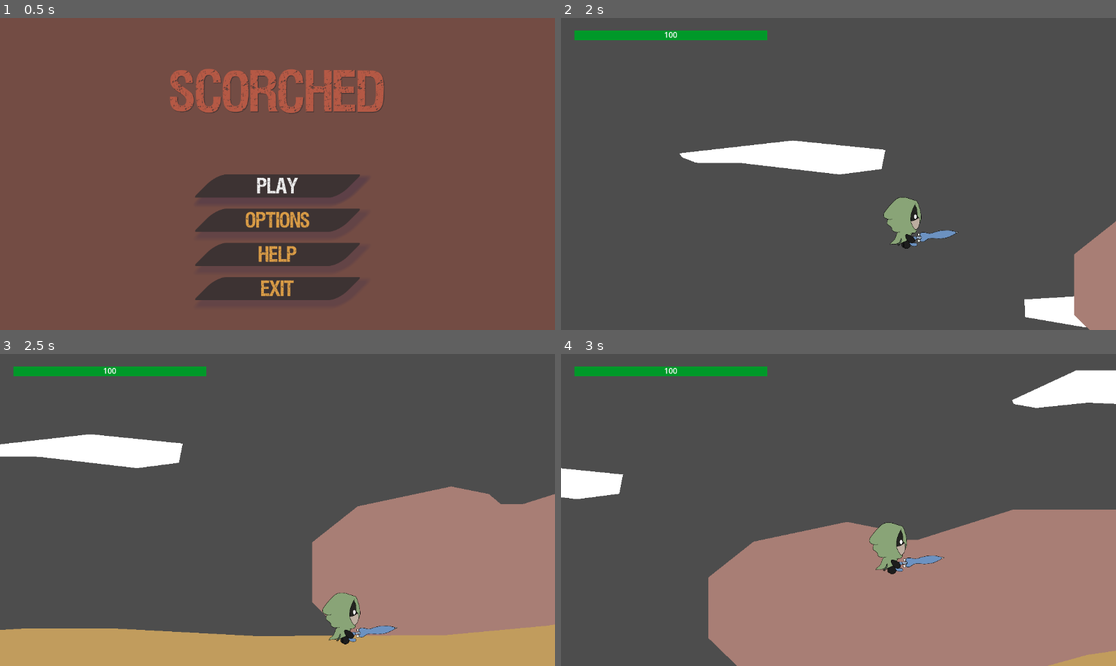
Above: before the commit, frames 1-4 (two rows, left to right).
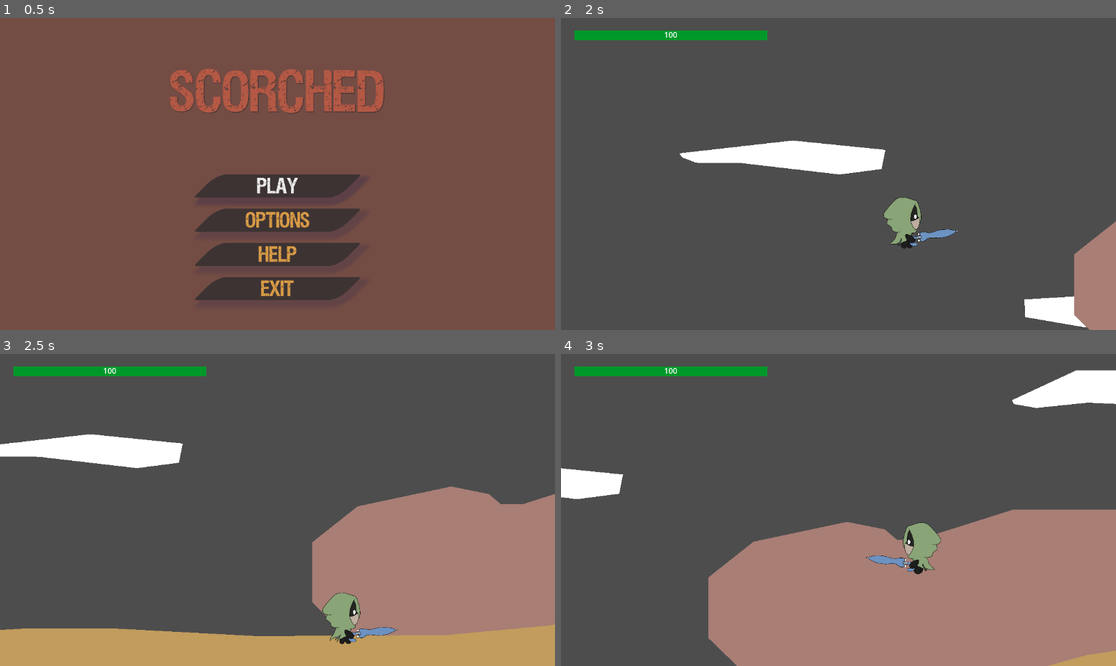
Above: after the commit, the same moments.

Repository: Niimphu/NewbieGameJam2023
Game: Godot game, scene res://Levels/MainMenu/MainMenu.tscn
Two runs of this game, one before a commit and one after it. Both use one fixed random seed, a clock stepped at 60 frames per second and the inputs below.
Inputs:
- Up to frame 1 (0.5 s): no input
- Up to frame 2 (2 s): click "Play" at 0.5 s; hold D (move_right) from 1.28 s (still down); tap Space (jump) at 1.35, 1.52, 1.82 s
- Up to frame 3 (2.5 s): keep holding D (move_right); tap K (toggle_parasol) at 2.1 s; tap Space (jump) at 2.27, 2.3 s
- Up to frame 4 (3 s): tap Space (jump) at 2.57, 2.85 s; release D (move_right) at 2.78 s; hold A (move_left) from 2.78 s (still down)

Frame 1 is identical in both runs. In frame 2, less than 0.1% of the frame differs, in the area x 61-72%, y 67-74%; in frame 3, 0.2%; in frame 4, 1.7%, in the area x 54-70%, y 53-71%.

Commit message:
directional animation updating

Diff:
--- a/Characters/Player/Player.gd
+++ b/Characters/Player/Player.gd
@@ -3,10 +3,17 @@
 @export var DECELERATION: float = 20.0
 @export var ACCELERATION: float = 30.0
 @export var JUMP_VELOCITY: float = -600.0
-@export var MAX_WALK_VELOCITY: float = 400.0
+@export var MAX_WALK_VELOCITY: float = 300.0
+
+@onready var animation_tree: AnimationTree = $AnimationTree
+@onready var sprite: Sprite2D = $Sprite2D
 
 # Get the gravity from the project settings to be synced with RigidBody nodes.
 var gravity = ProjectSettings.get_setting("physics/2d/default_gravity")
+var direction: float = 0
+
+func _ready():
+	animation_tree.active = true
 
 func _physics_process(delta):
 	# Add the gravity.
@@ -18,7 +25,7 @@
 		velocity.y = JUMP_VELOCITY
 
 	# Get the input direction and handle the movement/deceleration.
-	var direction = Input.get_axis("move_left", "move_right")
+	direction = Input.get_axis("move_left", "move_right")
 
 	if direction:
 		velocity.x = clamp(velocity.x + (direction * ACCELERATION), -MAX_WALK_VELOCITY, MAX_WALK_VELOCITY)
@@ -26,3 +33,14 @@
 		velocity.x = move_toward(velocity.x, 0, DECELERATION)
 
 	move_and_slide()
+	update_animation()
+	update_direction()
+
+func update_animation():
+	animation_tree.set("parameters/Run_closed/blend_position", direction)
+
+func update_direction():
+	if direction < 0:
+		sprite.flip_h = true
+	elif direction > 0:
+		sprite.flip_h = false
--- a/Characters/Player/Player.tscn
+++ b/Characters/Player/Player.tscn
@@ -13,6 +13,284 @@
 
 [sub_resource type="RectangleShape2D" id="RectangleShape2D_fxoem"]
 size = Vector2(2, 10)
+
+[sub_resource type="AnimationNodeAnimation" id="AnimationNodeAnimation_clv3t"]
+animation = &"run_closed"
+
+[sub_resource type="AnimationNodeAnimation" id="AnimationNodeAnimation_ldjh8"]
+animation = &"run_closed"
+
+[sub_resource type="AnimationNodeAnimation" id="AnimationNodeAnimation_pehim"]
+animation = &"idle_closed"
+
+[sub_resource type="AnimationNodeBlendSpace1D" id="AnimationNodeBlendSpace1D_6fu25"]
+blend_point_0/node = SubResource("AnimationNodeAnimation_clv3t")
+blend_point_0/pos = 1.0
+blend_point_1/node = SubResource("AnimationNodeAnimation_ldjh8")
+blend_point_1/pos = -1.0
+blend_point_2/node = SubResource("AnimationNodeAnimation_pehim")
+blend_point_2/pos = 0.0
+blend_mode = 1
+
+[sub_resource type="AnimationNodeStateMachineTransition" id="AnimationNodeStateMachineTransition_ka07c"]
+advance_mode = 2
+
+[sub_resource type="AnimationNodeStateMachine" id="AnimationNodeStateMachine_ntcgc"]
+states/Run_closed/node = SubResource("AnimationNodeBlendSpace1D_6fu25")
+states/Run_closed/position = Vector2(415.755, 100)
+transitions = ["Start", "Run_closed", SubResource("AnimationNodeStateMachineTransition_ka07c")]
+graph_offset = Vector2(-33.245, 0)
+
+[sub_resource type="AnimationNodeStateMachinePlayback" id="AnimationNodeStateMachinePlayback_214ir"]
+
+[sub_resource type="Animation" id="Animation_irobi"]
+length = 0.001
+tracks/0/type = "value"
+tracks/0/imported = false
+tracks/0/enabled = true
+tracks/0/path = NodePath("Sprite2D:frame")
+tracks/0/interp = 1
+tracks/0/loop_wrap = true
+tracks/0/keys = {
+"times": PackedFloat32Array(0),
+"transitions": PackedFloat32Array(1),
+"update": 1,
+"values": [0]
+}
+
+[sub_resource type="Animation" id="Animation_2kwmu"]
+resource_name = "idle_closed"
+length = 0.3
+loop_mode = 1
+tracks/0/type = "value"
+tracks/0/imported = false
+tracks/0/enabled = true
+tracks/0/path = NodePath("Sprite2D:frame")
+tracks/0/interp = 1
+tracks/0/loop_wrap = true
+tracks/0/keys = {
+"times": PackedFloat32Array(0, 0.1, 0.2),
+"transitions": PackedFloat32Array(1, 1, 1),
+"update": 1,
+"values": [0, 1, 7]
+}
+
+[sub_resource type="Animation" id="Animation_62gxw"]
+resource_name = "run_closed"
+length = 0.3
+loop_mode = 1
+tracks/0/type = "value"
+tracks/0/imported = false
+tracks/0/enabled = true
+tracks/0/path = NodePath("Sprite2D:frame")
+tracks/0/interp = 1
+tracks/0/loop_wrap = true
+tracks/0/keys = {
+"times": PackedFloat32Array(0, 0.1, 0.2),
+"transitions": PackedFloat32Array(1, 1, 1),
+"update": 1,
+"values": [2, 6, 8]
+}
+
+[sub_resource type="Animation" id="Animation_m73k3"]
+resource_name = "jump_closed"
+length = 0.3
+loop_mode = 1
+tracks/0/type = "value"
+tracks/0/imported = false
+tracks/0/enabled = true
+tracks/0/path = NodePath("Sprite2D:frame")
+tracks/0/interp = 1
+tracks/0/loop_wrap = true
+tracks/0/keys = {
+"times": PackedFloat32Array(0, 0.1, 0.2),
+"transitions": PackedFloat32Array(1, 1, 1),
+"update": 1,
+"values": [12, 13, 14]
+}
+
+[sub_resource type="Animation" id="Animation_uarci"]
+resource_name = "fall_closed"
+length = 0.3
+loop_mode = 1
+tracks/0/type = "value"
+tracks/0/imported = false
+tracks/0/enabled = true
+tracks/0/path = NodePath("Sprite2D:frame")
+tracks/0/interp = 1
+tracks/0/loop_wrap = true
+tracks/0/keys = {
+"times": PackedFloat32Array(0, 0.1, 0.2),
+"transitions": PackedFloat32Array(1, 1, 1),
+"update": 1,
+"values": [15, 3, 9]
+}
+
+[sub_resource type="Animation" id="Animation_gb3hn"]
+resource_name = "open_parasol"
+length = 0.2
+tracks/0/type = "value"
+tracks/0/imported = false
+tracks/0/enabled = true
+tracks/0/path = NodePath("Sprite2D:frame")
+tracks/0/interp = 1
+tracks/0/loop_wrap = true
+tracks/0/keys = {
+"times": PackedFloat32Array(0, 0.1),
+"transitions": PackedFloat32Array(1, 1),
+"update": 1,
+"values": [28, 5]
+}
+
+[sub_resource type="Animation" id="Animation_2yuux"]
+resource_name = "close_parasol"
+length = 0.2
+tracks/0/type = "value"
+tracks/0/imported = false
+tracks/0/enabled = true
+tracks/0/path = NodePath("Sprite2D:frame")
+tracks/0/interp = 1
+tracks/0/loop_wrap = true
+tracks/0/keys = {
+"times": PackedFloat32Array(0, 0.1),
+"transitions": PackedFloat32Array(1, 1),
+"update": 1,
+"values": [5, 28]
+}
+
+[sub_resource type="Animation" id="Animation_rfm2d"]
+resource_name = "idle_open"
+length = 0.3
+loop_mode = 1
+tracks/0/type = "value"
+tracks/0/imported = false
+tracks/0/enabled = true
+tracks/0/path = NodePath("Sprite2D:frame")
+tracks/0/interp = 1
+tracks/0/loop_wrap = true
+tracks/0/keys = {
+"times": PackedFloat32Array(0, 0.1, 0.2),
+"transitions": PackedFloat32Array(1, 1, 1),
+"update": 1,
+"values": [18, 19, 21]
+}
+
+[sub_resource type="Animation" id="Animation_kidxk"]
+resource_name = "run_open"
+length = 0.3
+loop_mode = 1
+tracks/0/type = "value"
+tracks/0/imported = false
+tracks/0/enabled = true
+tracks/0/path = NodePath("Sprite2D:frame")
+tracks/0/interp = 1
+tracks/0/loop_wrap = true
+tracks/0/keys = {
+"times": PackedFloat32Array(0, 0.1, 0.2),
+"transitions": PackedFloat32Array(1, 1, 1),
+"update": 1,
+"values": [27, 20, 26]
+}
+
+[sub_resource type="Animation" id="Animation_y1xoo"]
+resource_name = "jump_open"
+length = 0.3
+loop_mode = 1
+tracks/0/type = "value"
+tracks/0/imported = false
+tracks/0/enabled = true
+tracks/0/path = NodePath("Sprite2D:frame")
+tracks/0/interp = 1
+tracks/0/loop_wrap = true
+tracks/0/keys = {
+"times": PackedFloat32Array(0, 0.1, 0.2),
+"transitions": PackedFloat32Array(1, 1, 1),
+"update": 1,
+"values": [4, 10, 16]
+}
+
+[sub_resource type="Animation" id="Animation_fkvr8"]
+resource_name = "fall_open"
+length = 0.3
+loop_mode = 1
+tracks/0/type = "value"
+tracks/0/imported = false
+tracks/0/enabled = true
+tracks/0/path = NodePath("Sprite2D:frame")
+tracks/0/interp = 1
+tracks/0/loop_wrap = true
+tracks/0/keys = {
+"times": PackedFloat32Array(0, 0.1, 0.2),
+"transitions": PackedFloat32Array(1, 1, 1),
+"update": 1,
+"values": [22, 24, 25]
+}
+
+[sub_resource type="Animation" id="Animation_ltdth"]
+resource_name = "attack_front"
+length = 0.3
+tracks/0/type = "value"
+tracks/0/imported = false
+tracks/0/enabled = true
+tracks/0/path = NodePath("Sprite2D:frame")
+tracks/0/interp = 1
+tracks/0/loop_wrap = true
+tracks/0/keys = {
+"times": PackedFloat32Array(0, 0.1, 0.2),
+"transitions": PackedFloat32Array(1, 1, 1),
+"update": 1,
+"values": [11, 17, 23]
+}
+
+[sub_resource type="Animation" id="Animation_08ksy"]
+resource_name = "attack_up"
+length = 0.3
+tracks/0/type = "value"
+tracks/0/imported = false
+tracks/0/enabled = true
+tracks/0/path = NodePath("Sprite2D:frame")
+tracks/0/interp = 1
+tracks/0/loop_wrap = true
+tracks/0/keys = {
+"times": PackedFloat32Array(0, 0.1, 0.2),
+"transitions": PackedFloat32Array(1, 1, 1),
+"update": 1,
+"values": [29, 32, 30]
+}
+
+[sub_resource type="Animation" id="Animation_5mjy3"]
+resource_name = "attack_down"
+length = 0.3
+tracks/0/type = "value"
+tracks/0/imported = false
+tracks/0/enabled = true
+tracks/0/path = NodePath("Sprite2D:frame")
+tracks/0/interp = 1
+tracks/0/loop_wrap = true
+tracks/0/keys = {
+"times": PackedFloat32Array(0, 0.1, 0.2),
+"transitions": PackedFloat32Array(1, 1, 1),
+"update": 1,
+"values": [31, 33, 34]
+}
+
+[sub_resource type="AnimationLibrary" id="AnimationLibrary_xdarq"]
+_data = {
+"RESET": SubResource("Animation_irobi"),
+"attack_down": SubResource("Animation_5mjy3"),
+"attack_front": SubResource("Animation_ltdth"),
+"attack_up": SubResource("Animation_08ksy"),
+"close_parasol": SubResource("Animation_2yuux"),
+"fall_closed": SubResource("Animation_uarci"),
+"fall_open": SubResource("Animation_fkvr8"),
+"idle_closed": SubResource("Animation_2kwmu"),
+"idle_open": SubResource("Animation_rfm2d"),
+"jump_closed": SubResource("Animation_m73k3"),
+"jump_open": SubResource("Animation_y1xoo"),
+"open_parasol": SubResource("Animation_gb3hn"),
+"run_closed": SubResource("Animation_62gxw"),
+"run_open": SubResource("Animation_kidxk")
+}
 
 [node name="Player" type="CharacterBody2D"]
 script = ExtResource("1_cg0yb")
@@ -80,4 +358,16 @@
 hframes = 6
 vframes = 6
 
+[node name="AnimationTree" type="AnimationTree" parent="."]
+tree_root = SubResource("AnimationNodeStateMachine_ntcgc")
+anim_player = NodePath("../AnimationPlayer")
+parameters/playback = SubResource("AnimationNodeStateMachinePlayback_214ir")
+parameters/Run_closed/blend_position = 0.0
+
+[node name="AnimationPlayer" type="AnimationPlayer" parent="."]
+autoplay = "idle_closed"
+libraries = {
+"": SubResource("AnimationLibrary_xdarq")
+}
+
 [connection signal="animation_finished" from="Parasol" to="Parasol" method="_on_animation_finished"]
--- a/Levels/Level_1.tscn
+++ b/Levels/Level_1.tscn
@@ -79,6 +79,7 @@
 collision_layer = 2
 floor_stop_on_slope = false
 floor_max_angle = 0.872665
+MAX_WALK_VELOCITY = 300.0
 
 [node name="RemoteTransform2D" type="RemoteTransform2D" parent="Player"]
 remote_path = NodePath("../../Camera2D")
Not shown: 1 places in Characters/Player/Player.tscn that only renumber resources
